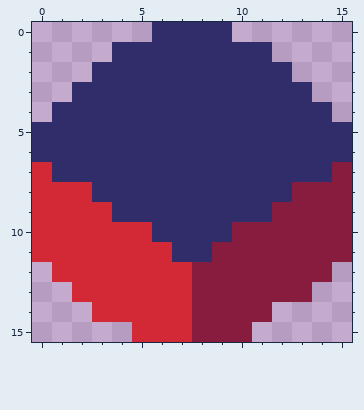
Pixel-art file: src/assets/art/tileset.aseprite. This is how it looked before the edit.
16x16 pixels, 1 frame.
The result:
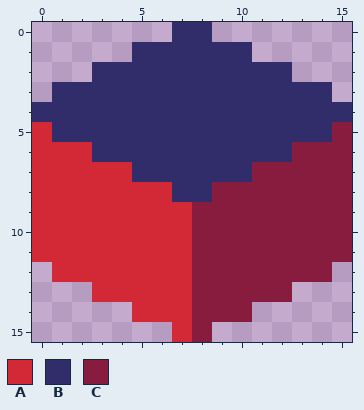
Palette (. is transparent): A #d32836  B #302d6a  C #871c3e
The edit:
{"y":0,"x":6,"old":"B","new":"."}
{"y":0,"x":9,"old":"B","new":"."}
{"y":1,"x":4,"old":"B","new":"."}
{"y":1,"x":11,"old":"B","new":"."}
{"y":3,"x":1,"old":".","new":"B"}
{"y":3,"x":14,"old":".","new":"B"}
{"y":4,"x":0,"old":".","new":"B"}
{"y":4,"x":15,"old":".","new":"B"}
{"y":5,"x":0,"old":"B","new":"A"}
{"y":5,"x":15,"old":"B","new":"C"}
{"y":6,"x":0,"old":"BBB","new":"AAA"}
{"y":6,"x":13,"old":"BBB","new":"CCC"}
{"y":7,"x":1,"old":"BBBB","new":"AAAA"}
{"y":7,"x":11,"old":"BBBB","new":"CCCC"}
{"y":8,"x":3,"old":"BBBB","new":"AAAA"}
{"y":8,"x":9,"old":"BBBB","new":"CCCC"}
{"y":9,"x":4,"old":"BBBBBBBB","new":"AAAACCCC"}
{"y":10,"x":6,"old":"BBBB","new":"AACC"}
{"y":11,"x":7,"old":"BB","new":"AC"}
{"y":13,"x":2,"old":"A","new":"."}
{"y":13,"x":13,"old":"C","new":"."}
{"y":14,"x":3,"old":"AA","new":".."}
{"y":14,"x":11,"old":"C","new":"."}
{"y":15,"x":5,"old":"AA","new":".."}
{"y":15,"x":9,"old":"CC","new":".."}
